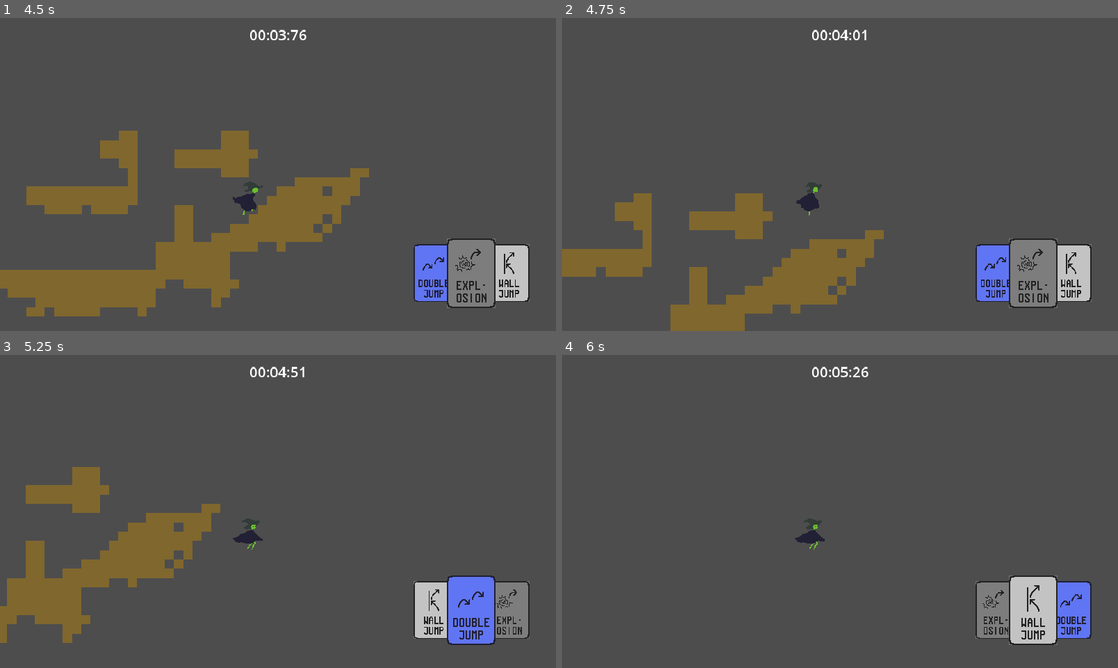
Above: before the commit, frames 1-4 (two rows, left to right).
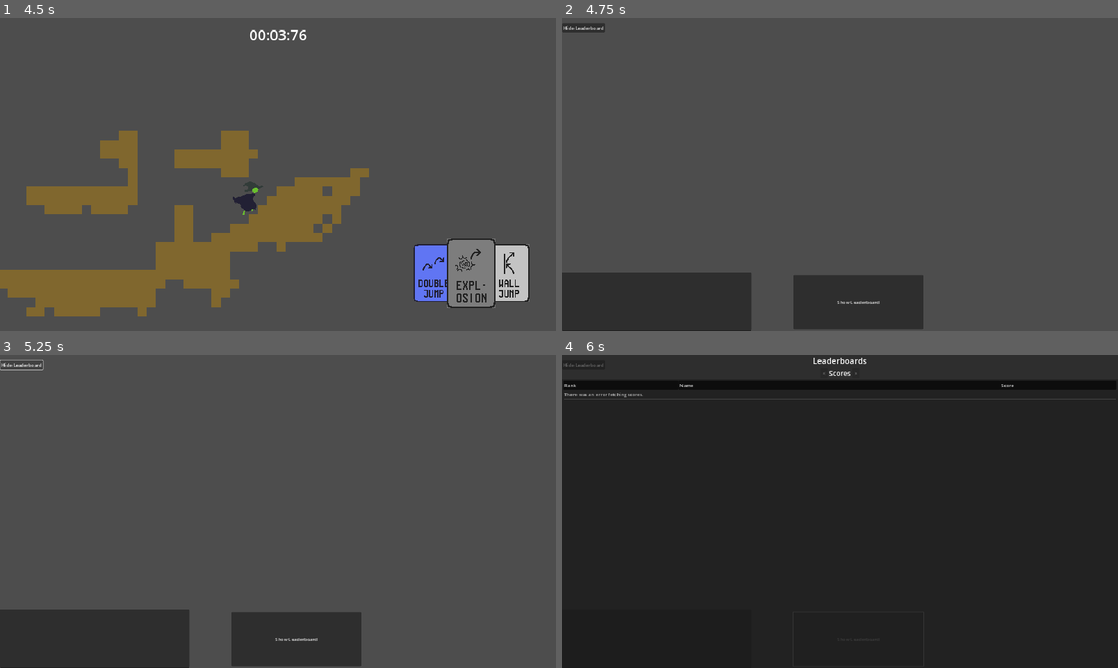
Above: after the commit, the same moments.

Repository: rawardi/MarchSosegamjamKaputt
Game: Godot game, scene res://Scenes/Start.tscn
Same seed, same stepped clock (60 frames per second), same inputs: the game is played once before the commit and once after it.
Inputs (mouse positions are in pixels of both pictures, inside the frame that each line leads up to):
- Up to frame 1 (4.5 s): click "Start" at 0.5 s; move the mouse to (400, 158) at 1.27 s; hold Right (ui_right) 1.28-2.78 s; click (400, 158) at 1.35 s; tap Up (ui_up) at 1.52, 2.27, 3.77 s; move the mouse to (166, 190) at 2.02 s; right-click (166, 190) at 2.1 s; move the mouse to (333, 105) at 2.77 s; hold Left (ui_left) 2.78-3.53 s; tap Shift (use_card) at 2.85 s; move the mouse to (250, 237) at 3.52 s; hold Right (ui_right) from 3.53 s (still down); click (250, 237) at 3.6 s; move the mouse to (444, 221) at 4.27 s; right-click (444, 221) at 4.35 s
- Up to frame 2 (4.75 s): keep holding Right (ui_right); tap Up (ui_up) at 4.52 s
- Up to frame 3 (5.25 s): release Right (ui_right) at 5 s; click (22, 364) at 5 s, where only the run after the commit has a clickable "Hide Leaderboard"
- Up to frame 4 (6 s): click (856, 639) at 5.75 s, where only the run after the commit has a clickable "Show Leaderboard"

Frame 1 is identical in both runs. In frame 2, 21% of the frame differs, in the area x 0-96%, y 1-100%; in frame 3, 21%; in frame 4, 99%, in the area x 0-100%, y 0-100%.

Commit message:
highscore

Diff:
--- a/new-game-project/Scenes/endscreen.gd
+++ b/new-game-project/Scenes/endscreen.gd
@@ -9,7 +9,7 @@
 	playertime *= 1000
 	int(playertime)
 	playertime /= 1000
-	await Leaderboards.post_guest_score("marchsosegamejam2025-leaderboard-GU3d", playertime, playername)
+	await Leaderboards.post_guest_score("marchsosegamejam2025-leaderboard-G93R", playertime, playername)
 	Global.speed_runtime=0
 	get_tree().reload_current_scene()
 	$HBoxContainer/LineEdit.text = ""
--- a/new-game-project/Scenes/endscreen.tscn
+++ b/new-game-project/Scenes/endscreen.tscn
@@ -46,10 +46,10 @@
 [node name="LeaderboardUI" parent="." instance=ExtResource("2_u5aou")]
 visible = false
 layout_mode = 1
-leaderboard_id = "marchsosegamejam2025-leaderboard-GU3d"
+leaderboard_id = "marchsosegamejam2025-leaderboard-G93R"
 
+[connection signal="pressed" from="Hide" to="." method="_on_hide_pressed"]
 [connection signal="pressed" from="Hide" to="." method="_on_button_pressed"]
-[connection signal="pressed" from="Hide" to="." method="_on_hide_pressed"]
 [connection signal="text_submitted" from="HBoxContainer/LineEdit" to="." method="_on_line_edit_text_submitted"]
+[connection signal="pressed" from="Show" to="." method="_on_show_pressed"]
 [connection signal="pressed" from="Show" to="." method="_on_button_pressed"]
-[connection signal="pressed" from="Show" to="." method="_on_show_pressed"]
--- a/new-game-project/Scripts/ziel.gd
+++ b/new-game-project/Scripts/ziel.gd
@@ -1,6 +1,6 @@
 extends Area2D
 
-var leaderboard = "res://Scenes/Leaderboardtest.tscn"
+var leaderboard = "res://Scenes/endscreen.tscn"
 
 func _on_body_entered(body: Node2D) -> void:
 	if body.is_in_group("player"):
--- a/new-game-project/project.godot
+++ b/new-game-project/project.godot
@@ -111,7 +111,7 @@
 
 [quiver]
 
-general/auth_token="qLfi8fwI0WKo4mZSwqK7mjiWLT3IE1cO7QnEyuTK"
+general/auth_token="JzqNUVBb2K2ey1UoHcxA7YuU6tsViE4GT8GGRk2E"
 
 [rendering]
 
